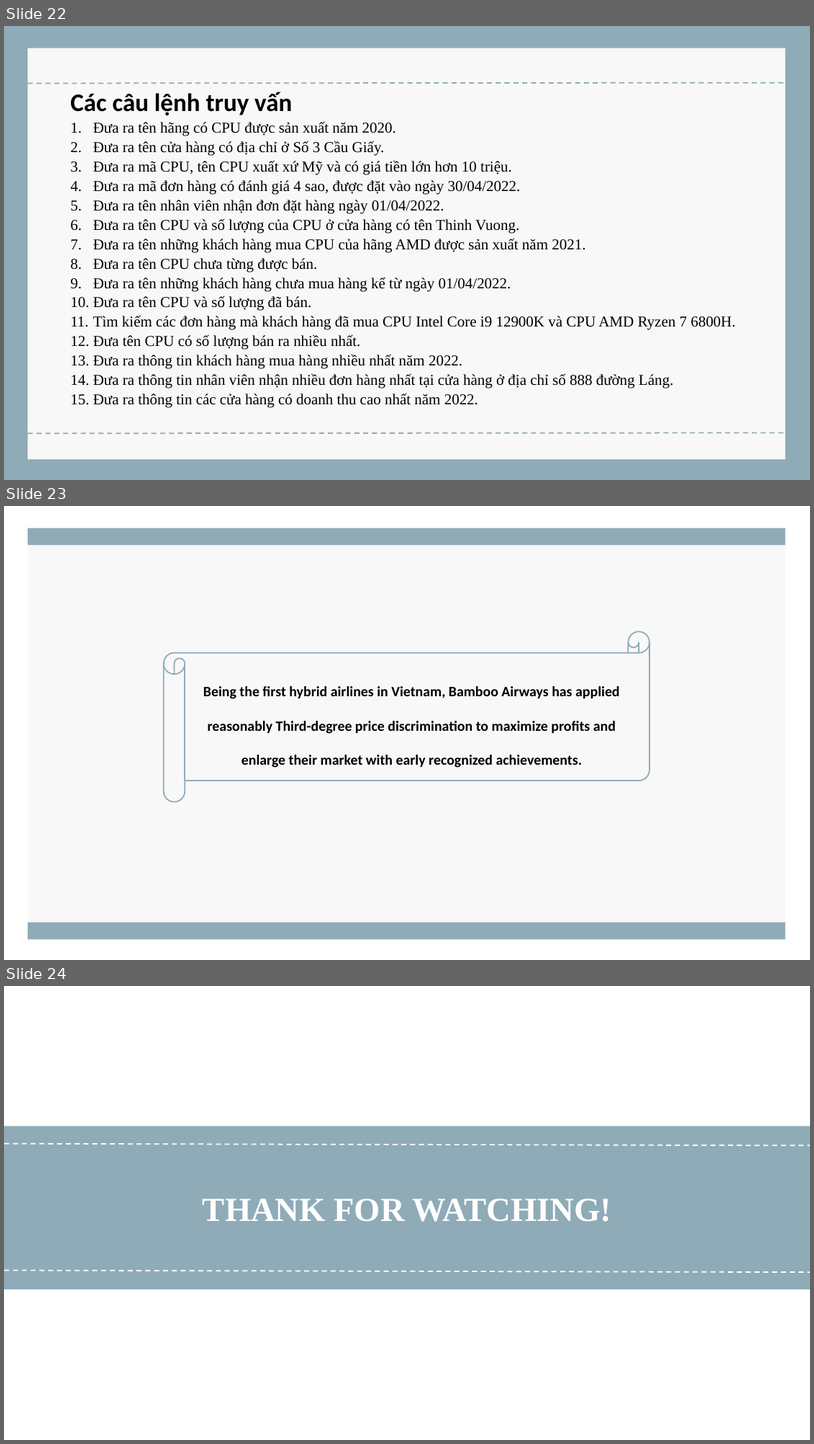
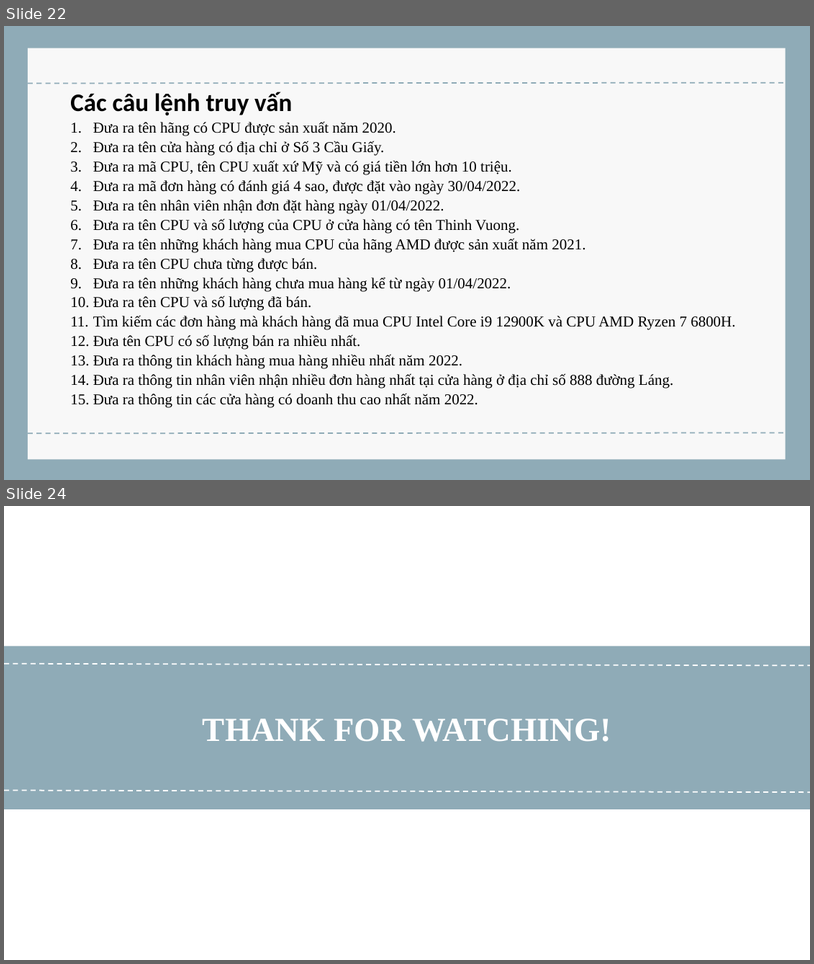
Before and after one commit to dinhminhlh/Major-Assignment-DataBase, a slide deck: CSDL_1_2_22_N04_NHOM07_Loading.pptx. Shown one above the other, each under a label of ours: slides 22, 23 and 24 before the commit, slides 22 and 24 after it; the slides between them are not shown. The pictures are 814x1444 and 814x964 pixels, drawn with LibreOffice and Linux fonts; fonts in the diff are those of the drawing. Boxes give left, top, right and bottom in pixels: in the first picture for what was removed or moved away, otherwise in the second. Text is boxed around its words. In the diff, an @@ line names an element or a change of style, - is before the commit and + after.

Commit message:
First Commit

```diff
--- a/CSDL_1_2_22_N04_NHOM07_Loading.pptx
+++ b/CSDL_1_2_22_N04_NHOM07_Loading.pptx
@@ slide 23 removed at (x1=4, y1=506, x2=810, y2=960), background #FFFFFF @@
@@ rectangle removed at (x1=28, y1=528, x2=786, y2=939) @@
@@ rectangle removed at (x1=28, y1=528, x2=786, y2=545) @@
@@ horizontal scroll removed at (x1=164, y1=631, x2=650, y2=801) @@
-Being the first hybrid airlines in Vietnam, Bamboo Airways has applied reasonably Third-degree price discrimination to maximize profits and enlarge their market with early recognized achievements.
@@ rectangle removed at (x1=28, y1=922, x2=786, y2=939) @@
```
Also in this commit, not shown: 3 slides changed, 1 slide added.
